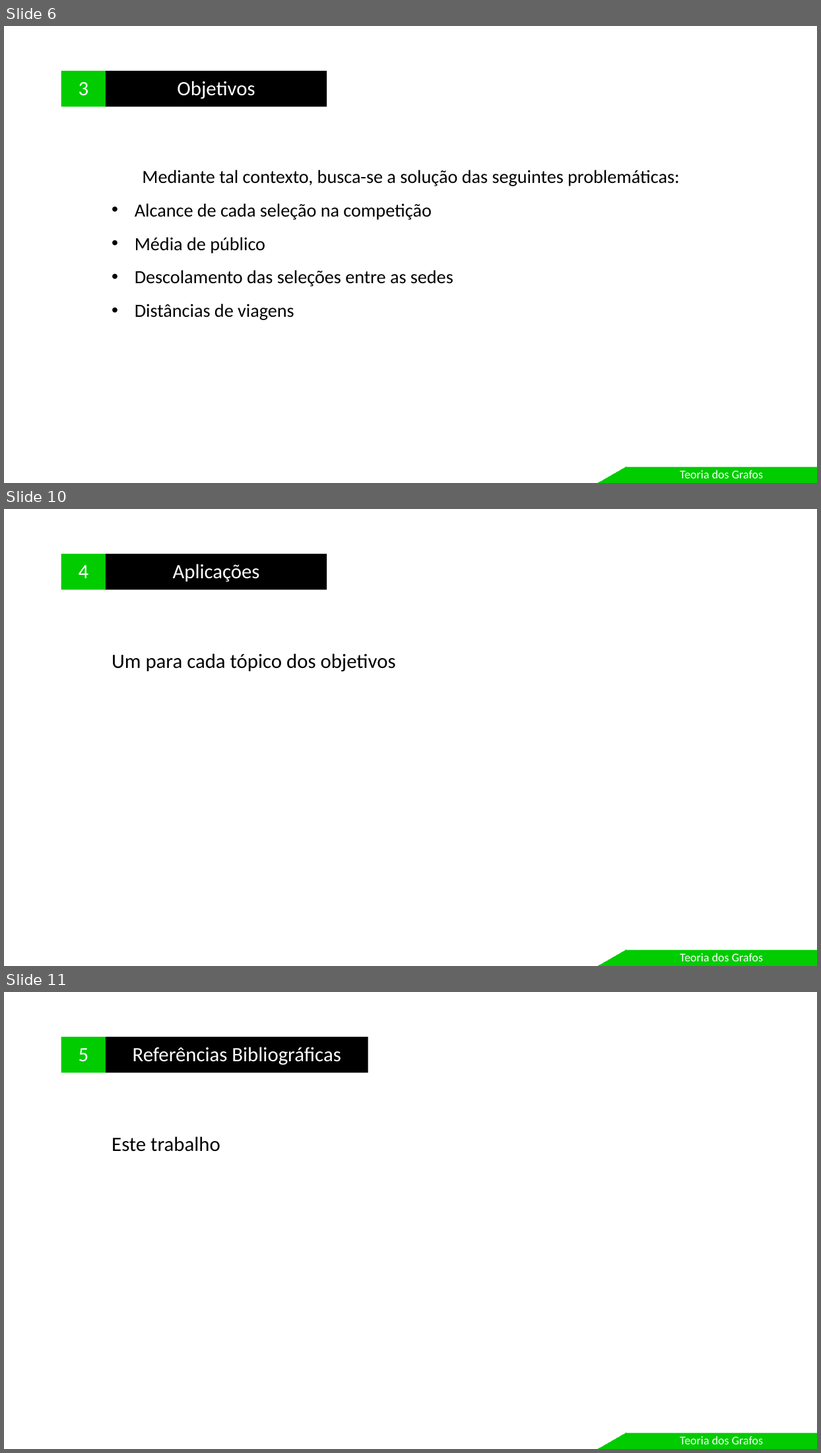
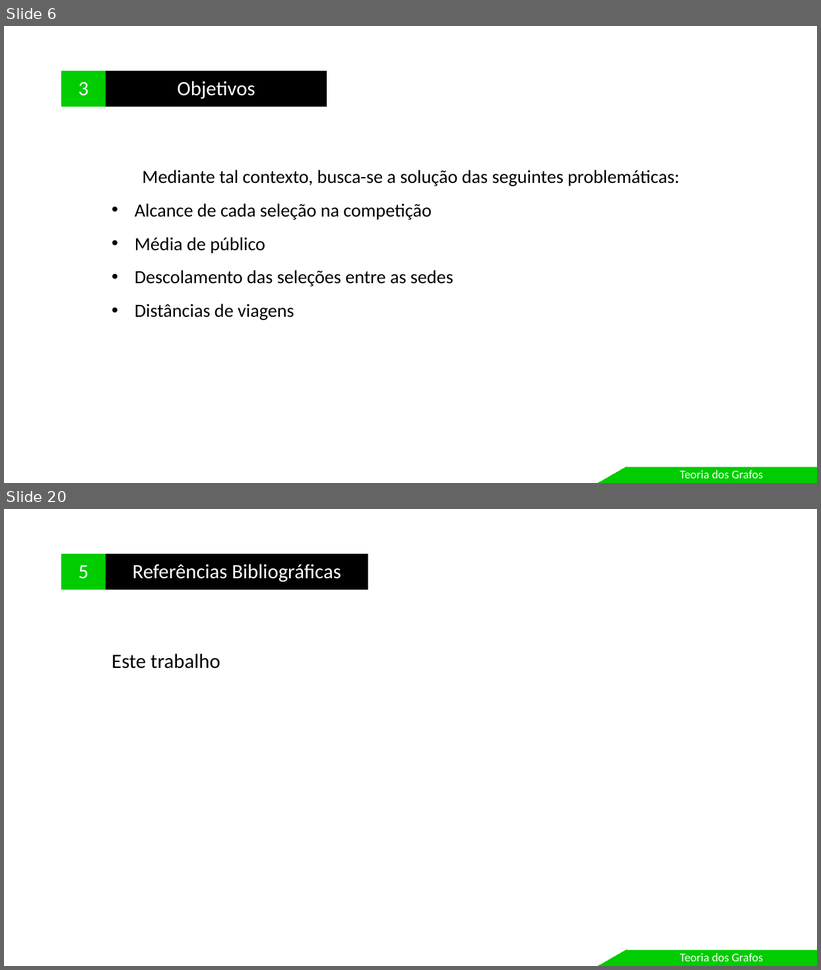
Before and after one commit to leandroungari/fctpp-grafos-sistema, a slide deck: apresentacao/Apresentacao.pptx. Shown one above the other, each under a label of ours: slides 6, 10 and 11 before the commit, slides 6 and 20 after it; the slides between them are not shown. The pictures are 821x1453 and 821x970 pixels, drawn with LibreOffice and Linux fonts; fonts in the diff are those of the drawing. Boxes give left, top, right and bottom in pixels: in the first picture for what was removed or moved away, otherwise in the second. Text is boxed around its words. In the diff, an @@ line names an element or a change of style, - is before the commit and + after.

```diff
--- a/apresentacao/Apresentacao.pptx
+++ b/apresentacao/Apresentacao.pptx
@@ slide 10 removed at [4, 509, 817, 966], background #FFFFFF @@
@@ rectangle removed at [61, 553, 106, 590] @@
-4
@@ rectangle removed at [106, 553, 327, 590] @@
-Aplicações
@@ subtitle removed at [112, 654, 396, 672] @@
-Um para cada tópico dos objetivos
@@ freeform shape removed at [598, 951, 626, 966] @@
@@ rectangle removed at [626, 951, 817, 966] @@
-Teoria dos Grafos
@@ what was slide 11 is now slide 20 @@
```
Also in this commit, not shown: 3 slides changed, 11 slides added, 1 other slide removed, 11 other files.
